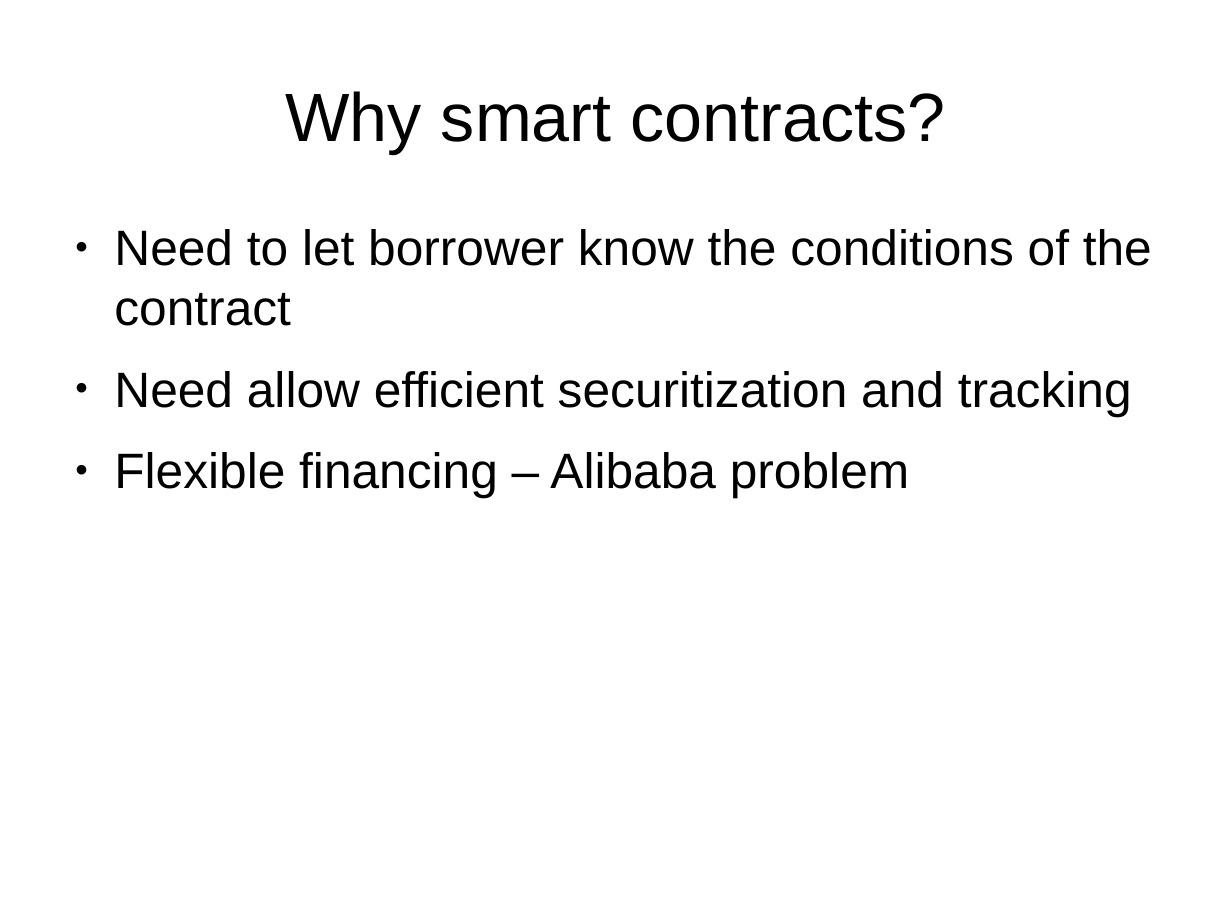
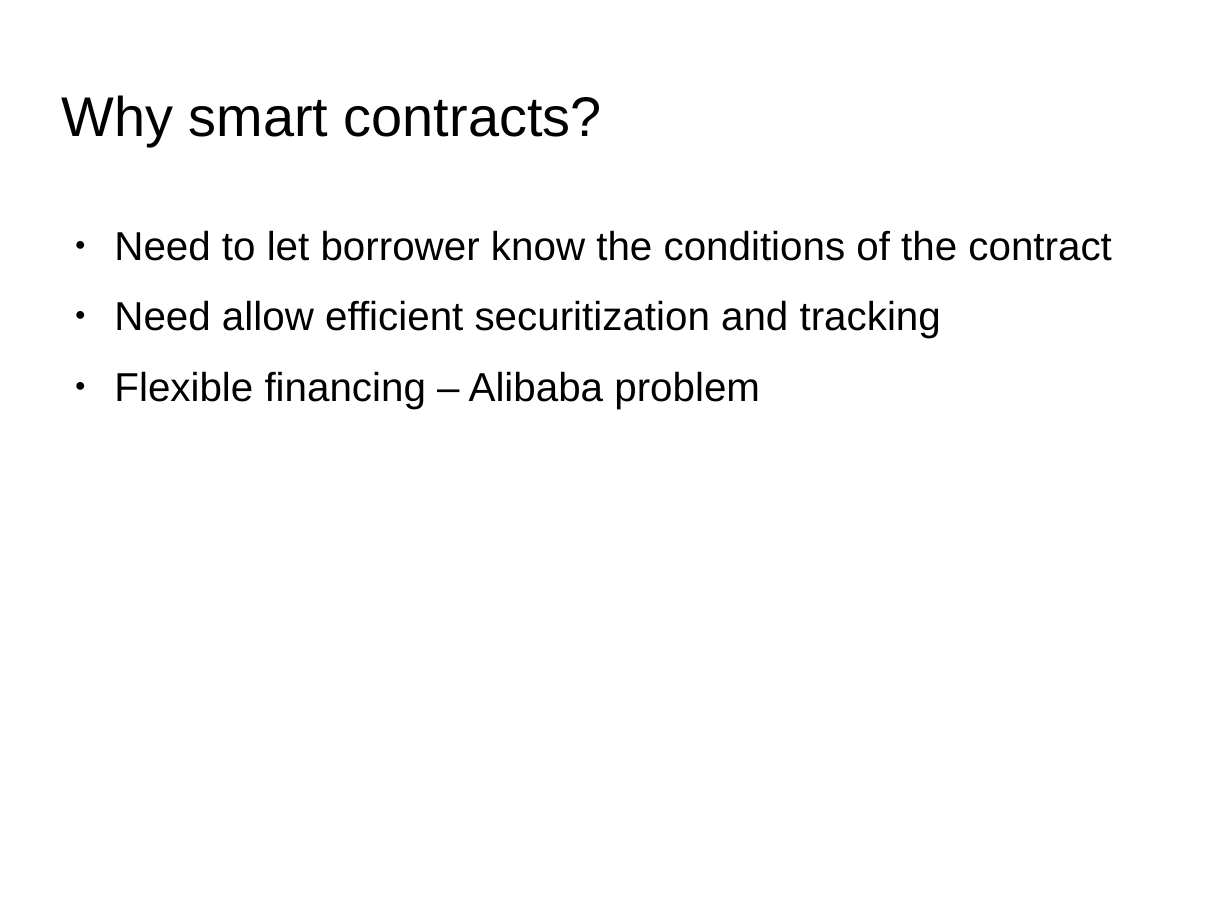
Before and after one commit to joequant/bitquant, a slide deck: slide 8 of pitchdecks/smart-contracts-practice-lawsociety.odp (slide 7 before the commit). Drawn at 1232x924 pixels with LibreOffice and Linux fonts; fonts in the diff are those of the drawing; background and template pictures are left out. Boxes give left, top, right and bottom in pixels: in the first picture for what was removed or moved away, otherwise in the second. Text is boxed around its words. In the diff, an @@ line names an element or a change of style, - is before the commit and + after.

```diff
--- a/pitchdecks/smart-contracts-practice-lawsociety.odp
+++ b/pitchdecks/smart-contracts-practice-lawsociety.odp
@@ title "Why smart contracts?": place and size @@
-title "Why smart contracts?" at box(285, 91, 945, 153)
+title "Why smart contracts?" at box(62, 95, 602, 146)
@@ title "Why smart contracts?" at box(62, 95, 602, 146): size 44 to 36 pt, highlight #FFFFFF to none; alignment centre to left @@
@@ text "Need to let borrower know ..." at box(114, 230, 1111, 409): size 32 to 26 pt, highlight #FFFFFF to none @@
```
Also in this commit, not shown: 12 other slides changed, 2 slides added, 3 slides removed, 1 other file.
